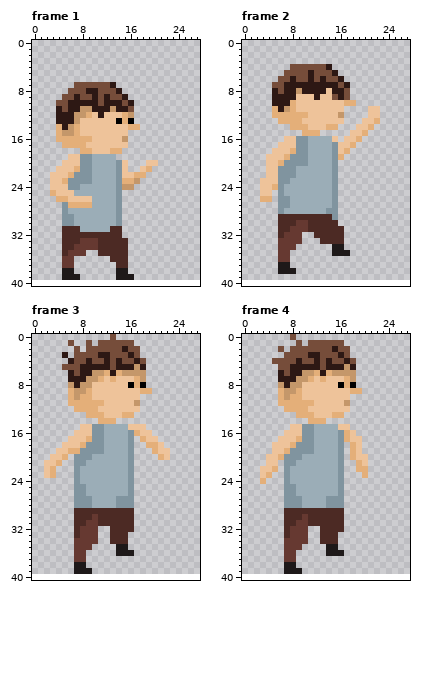
Pixel-art file: res/aseprites/Kid Jump and Fall.aseprite. The first picture shows the starting point.
28x40 pixels, 6 frames. Shown: frame 1, frame 2, frame 3, frame 4. The old version is drawn lined up with the new one, on the new canvas. The commit also changed other frames, which this record leaves out.
The same view after the edit:
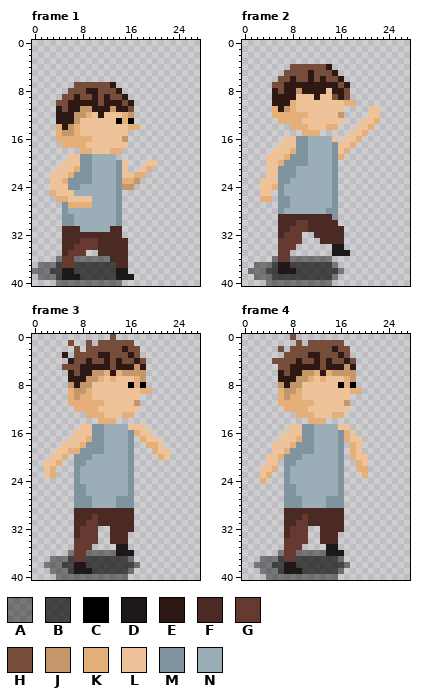
Palette (. is transparent): A #0000006b  B #000000a9  C #000000  D #1e1919  E #2d1814  F #4c2a24  G #663931  H #764d3a  J #c4976a  K #e4af79  L #eec39a  M #80949f  N #9badb7
Change:
canvas 28x40 -> 28x41
--- frame 1
@@ x 0..16 @@
 35 .....FGGG..FFFFF.
-36 .....GG......FFF.
-37 .....GG.......FF.
-38 .....DD.......DD.
-39 .....DDD......DDD
-40 .................
+36 ....AGGAAAAAAFFF.
+37 .AAABGGBBBBBBBFF.
+38 AAABBDDBBBBBBBDD.
+39 .AAABDDDBBBBBBDDD
+40 ....AAAAAAAAAAA..
--- frame 2
@@ x 0..18 @@
 35 ......GG.......DDD.
-36 ......GG...........
-37 ......DD...........
-38 ......DDD..........
-39 ...................
-40 ...................
+36 .....AGGAAAAAAA....
+37 ..AAABDDBBBBBBBA...
+38 .AAABBDDDBBBBBBBA..
+39 ..AAABBBBBBBBBBA...
+40 ....AAAAAAAAAAA....
--- frame 3
@@ x 0..27 @@
 35 .......GGG....DD............
-36 .......GG.....DDD...........
-37 .......GG...................
-38 .......DD...................
-39 .......DDD..................
-40 ............................
+36 ......AGGAAAAADDD...........
+37 ...AAABGGBBBBBBBA...........
+38 ..AAABBDDBBBBBBBBA..........
+39 ...AAABDDDBBBBBBA...........
+40 ....AAAAAAAAAAAA............
--- frame 4: the same change as frame 3
Changed places in both pictures, as pixel boxes (x1, y1, x2, y2):
added: (32, 256, 122, 286)
added: (248, 256, 344, 286)
added: (44, 550, 140, 580)
added: (254, 550, 350, 580)
